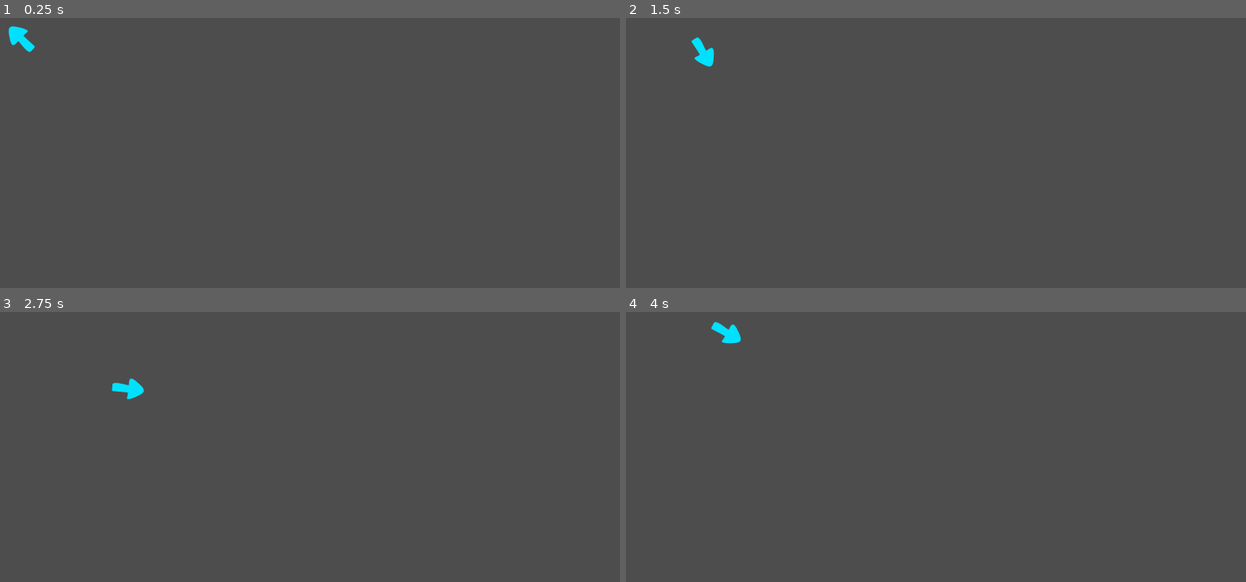
Above: before the commit, frames 1-4 (two rows, left to right).
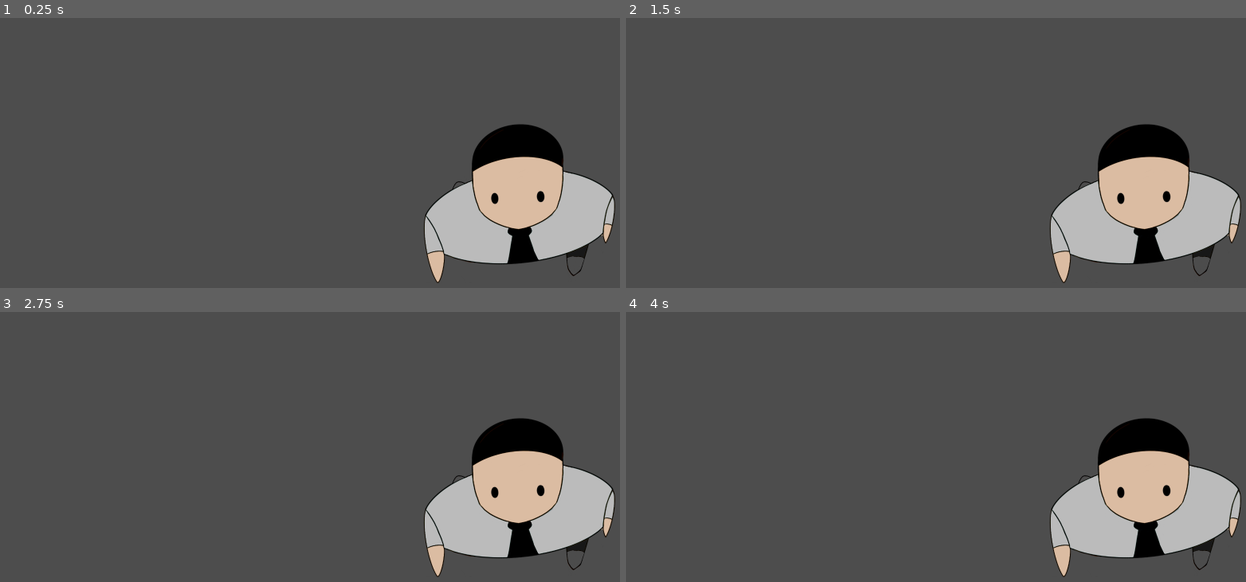
Above: after the commit, the same moments.

Repository: NervzZ/SHS-game-project
Game: Godot game, scene res://scenes/game.tscn
Same seed, same stepped clock (60 frames per second), same inputs: the game is played once before the commit and once after it.
Inputs (mouse positions are in pixels of both pictures, inside the frame that each line leads up to):
- Up to frame 1 (0.25 s): no input
- Up to frame 2 (1.5 s): tap Enter at 0.5 s; move the mouse to (1084, 193) at 0.52 s; hold D (Move Right) 0.53-1.28 s; move the mouse to (812, 234) at 1.27 s; hold S (Move Down) from 1.28 s (still down)
- Up to frame 3 (2.75 s): move the mouse to (378, 420) at 2.02 s; release S (Move Down) at 2.03 s; hold D (Move Right) from 2.03 s (still down)
- Up to frame 4 (4 s): move the mouse to (outside the picture) at 2.77 s; release D (Move Right) at 2.78 s; hold W (Move Up) 2.78-3.53 s; move the mouse to (1134, 568) at 3.52 s; hold A (Move Left) from 3.53 s (still down)

The runs differ from the first frame. In frame 1, 11% of the frame differs, in the area x 1-100%, y 2-99%; in frame 2, 11%; in frame 3, 11%; in frame 4, 11%, in the area x 13-100%, y 3-99%.

Commit message:
progression animation

Diff:
--- a/scenes/actors/player.tscn
+++ b/scenes/actors/player.tscn
@@ -1,11 +1,83 @@
-[gd_scene load_steps=3 format=3 uid="uid://cof0qvrvourhn"]
+[gd_scene load_steps=12 format=3 uid="uid://cof0qvrvourhn"]
 
-[ext_resource type="Texture2D" uid="uid://bd5hq20f0p2yg" path="res://svg/placeholder/arrow.svg" id="1_o1d5p"]
-[ext_resource type="Script" path="res://scripts/player.gd" id="2_33vis"]
+[ext_resource type="Texture2D" uid="uid://8yhcxh7fam0a" path="res://scenes/actors/Bob/Bob.png" id="1_vqvij"]
+[ext_resource type="Texture2D" uid="uid://dg56t31fqeqq5" path="res://scenes/actors/Bob/BobInterDroite.png" id="2_yynct"]
+[ext_resource type="Texture2D" uid="uid://vi707bpmvnsk" path="res://scenes/actors/Bob/BobDroite.png" id="3_ptq4w"]
+[ext_resource type="Texture2D" uid="uid://c5gr45fdpfyhv" path="res://scenes/actors/Bob/BonGauche.png" id="4_a3hd1"]
+[ext_resource type="Texture2D" uid="uid://dvmxw5spxbpf" path="res://scenes/actors/Bob/BonInterGauche.png" id="5_186x1"]
+[ext_resource type="Texture2D" uid="uid://bfyakontn4qjs" path="res://scenes/actors/NPC/NPC.png" id="6_u6vt5"]
+[ext_resource type="Texture2D" uid="uid://b0dhyldu8lbms" path="res://scenes/actors/NPC/NPCInterDroite.png" id="7_r41yi"]
+[ext_resource type="Texture2D" uid="uid://crm5pqqdwnlfe" path="res://scenes/actors/NPC/NPCDroite.png" id="8_g504n"]
+[ext_resource type="Texture2D" uid="uid://bslvkhg7j5pss" path="res://scenes/actors/NPC/NPCGauche.png" id="9_8awmx"]
+[ext_resource type="Texture2D" uid="uid://c0m573sftp5nc" path="res://scenes/actors/NPC/NPCInterGauche.png" id="10_naa42"]
+
+[sub_resource type="SpriteFrames" id="SpriteFrames_ibdiy"]
+animations = [{
+"frames": [{
+"duration": 1.0,
+"texture": ExtResource("1_vqvij")
+}, {
+"duration": 1.0,
+"texture": ExtResource("2_yynct")
+}, {
+"duration": 1.0,
+"texture": ExtResource("3_ptq4w")
+}, {
+"duration": 1.0,
+"texture": ExtResource("2_yynct")
+}, {
+"duration": 1.0,
+"texture": ExtResource("1_vqvij")
+}, {
+"duration": 1.0,
+"texture": ExtResource("4_a3hd1")
+}, {
+"duration": 1.0,
+"texture": ExtResource("5_186x1")
+}, {
+"duration": 1.0,
+"texture": ExtResource("5_186x1")
+}],
+"loop": true,
+"name": &"Bob",
+"speed": 5.0
+}, {
+"frames": [{
+"duration": 1.0,
+"texture": ExtResource("6_u6vt5")
+}, {
+"duration": 1.0,
+"texture": ExtResource("7_r41yi")
+}, {
+"duration": 1.0,
+"texture": ExtResource("8_g504n")
+}, {
+"duration": 1.0,
+"texture": ExtResource("7_r41yi")
+}, {
+"duration": 1.0,
+"texture": ExtResource("6_u6vt5")
+}, {
+"duration": 1.0,
+"texture": ExtResource("9_8awmx")
+}, {
+"duration": 1.0,
+"texture": ExtResource("10_naa42")
+}, {
+"duration": 1.0,
+"texture": ExtResource("10_naa42")
+}],
+"loop": true,
+"name": &"NPC",
+"speed": 5.0
+}]
 
 [node name="player" type="Node2D"]
 
-[node name="Icon" type="Sprite2D" parent="."]
-position = Vector2(72, 75)
-texture = ExtResource("1_o1d5p")
-script = ExtResource("2_33vis")
+[node name="AnimatedSprite2D" type="AnimatedSprite2D" parent="."]
+position = Vector2(2066, 1003)
+sprite_frames = SubResource("SpriteFrames_ibdiy")
+animation = &"NPC"
+frame = 7
+frame_progress = 0.71737
+speed_scale = 2.0
--- a/scenes/game.tscn
+++ b/scenes/game.tscn
@@ -1,8 +1,49 @@
-[gd_scene load_steps=2 format=3 uid="uid://codh71mq4ingm"]
+[gd_scene load_steps=8 format=3 uid="uid://codh71mq4ingm"]
 
 [ext_resource type="PackedScene" uid="uid://cof0qvrvourhn" path="res://scenes/actors/player.tscn" id="1_6gg3y"]
+[ext_resource type="Texture2D" uid="uid://8yhcxh7fam0a" path="res://scenes/actors/Bob/Bob.png" id="2_sujav"]
+[ext_resource type="Texture2D" uid="uid://dg56t31fqeqq5" path="res://scenes/actors/Bob/BobInterDroite.png" id="3_n3rc4"]
+[ext_resource type="Texture2D" uid="uid://vi707bpmvnsk" path="res://scenes/actors/Bob/BobDroite.png" id="4_n2mxo"]
+[ext_resource type="Texture2D" uid="uid://dvmxw5spxbpf" path="res://scenes/actors/Bob/BonInterGauche.png" id="5_73n4b"]
+[ext_resource type="Texture2D" uid="uid://c5gr45fdpfyhv" path="res://scenes/actors/Bob/BonGauche.png" id="6_rl0lv"]
+
+[sub_resource type="SpriteFrames" id="SpriteFrames_7scc7"]
+animations = [{
+"frames": [{
+"duration": 1.0,
+"texture": ExtResource("2_sujav")
+}, {
+"duration": 1.0,
+"texture": ExtResource("3_n3rc4")
+}, {
+"duration": 1.0,
+"texture": ExtResource("4_n2mxo")
+}, {
+"duration": 1.0,
+"texture": ExtResource("3_n3rc4")
+}, {
+"duration": 1.0,
+"texture": ExtResource("2_sujav")
+}, {
+"duration": 1.0,
+"texture": ExtResource("5_73n4b")
+}, {
+"duration": 1.0,
+"texture": ExtResource("6_rl0lv")
+}, {
+"duration": 1.0,
+"texture": ExtResource("5_73n4b")
+}],
+"loop": true,
+"name": &"Bob_Animation",
+"speed": 5.0
+}]
 
 [node name="GameRoot" type="Node2D"]
 
 [node name="player" parent="." instance=ExtResource("1_6gg3y")]
 position = Vector2(25, 21)
+
+[node name="AnimatedSprite2D" type="AnimatedSprite2D" parent="."]
+sprite_frames = SubResource("SpriteFrames_7scc7")
+animation = &"Bob_Animation"
Binary file added: scenes/actors/Bob/Bob.png
Not shown, added: scenes/actors/Bob/Bob.png.import
Binary file added: scenes/actors/Bob/BobDroite.png
Not shown, added: scenes/actors/Bob/BobDroite.png.import
Binary file added: scenes/actors/Bob/BobInterDroite.png
Not shown, added: scenes/actors/Bob/BobInterDroite.png.import
Binary file added: scenes/actors/Bob/BonGauche.png
Not shown, added: scenes/actors/Bob/BonGauche.png.import
Binary file added: scenes/actors/Bob/BonInterGauche.png
Not shown, added: scenes/actors/Bob/BonInterGauche.png.import
Binary file added: scenes/actors/NPC/NPC.png
Not shown, added: scenes/actors/NPC/NPC.png.import
(and 10 more such lines)
